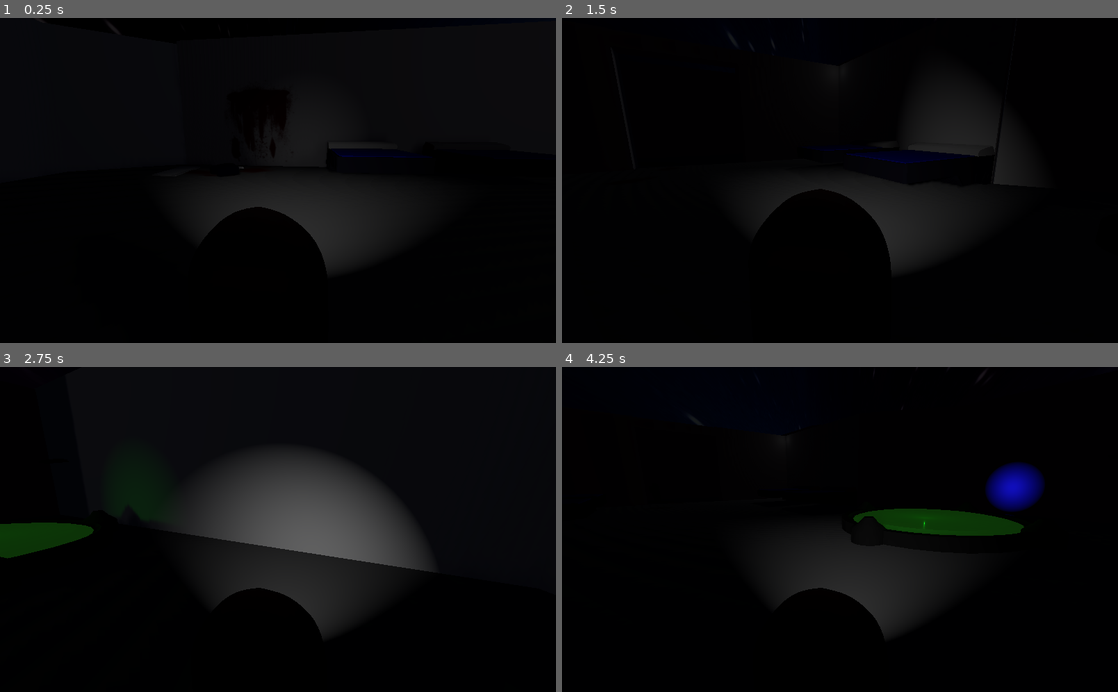
Above: before the commit, frames 1-4 (two rows, left to right).
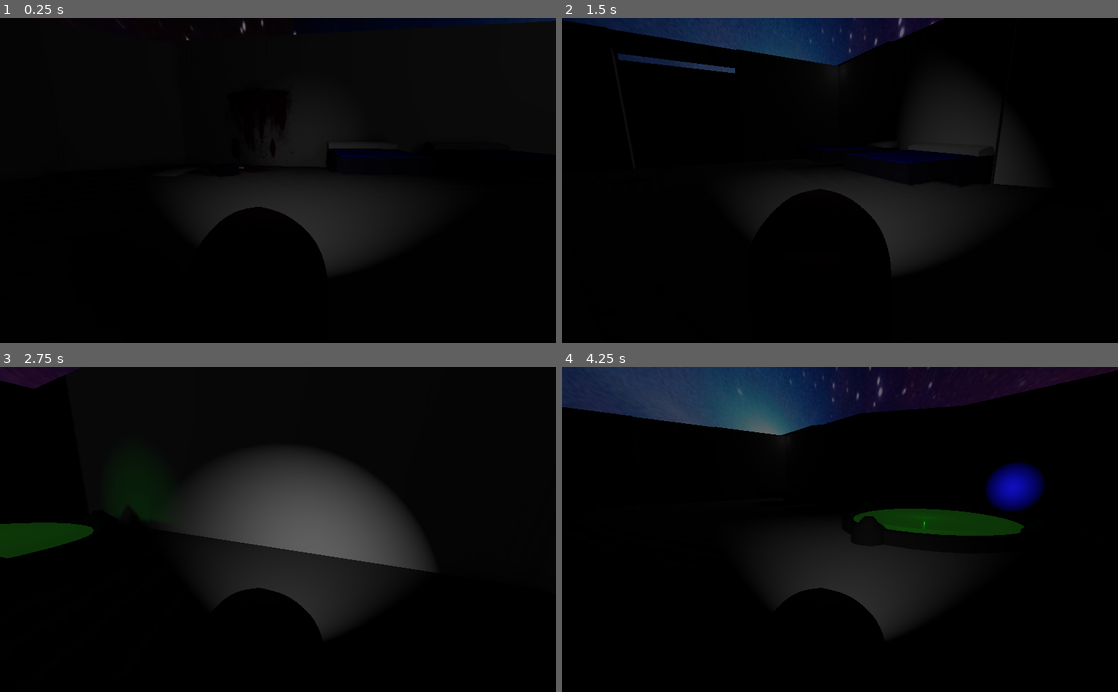
Above: after the commit, the same moments.

Repository: richeyb/LudumDare47
Game: Godot game, scene res://Objects/DemoScene.tscn
Two runs of this game, one before a commit and one after it. Both use one fixed random seed, a clock stepped at 60 frames per second and the inputs below.
Inputs:
- Up to frame 1 (0.25 s): no input
- Up to frame 2 (1.5 s): tap Enter at 0.5 s; hold D (right) 0.53-1.28 s; hold C (crouch) 0.53-1.28 s; hold S (backward) from 1.28 s (still down); tap C (crouch) at 1.35 s
- Up to frame 3 (2.75 s): release S (backward) at 2.03 s; hold D (right) from 2.03 s (still down); hold C (crouch) from 2.03 s (still down)
- Up to frame 4 (4.25 s): release D (right) at 2.78 s; release C (crouch) at 2.78 s; hold W (forward) 2.78-3.53 s; tap C (crouch) at 2.85 s; hold A (left) from 3.53 s (still down); hold C (crouch) from 3.53 s (still down)

The runs differ from the first frame. In frame 1, 0.3% of the frame differs, in the area x 33-100%, y 0-7%; in frame 2, 5.6%; in frame 3, 0.6%; in frame 4, 13%, in the area x 0-100%, y 0-21%.

Commit message:
Enemy actually does stuff now!

Diff:
--- a/Objects/DemoScene.tscn
+++ b/Objects/DemoScene.tscn
@@ -10,13 +10,13 @@
 [ext_resource path="res://Models/scanner.fbx" type="PackedScene" id=8]
 [ext_resource path="res://Models/vent.fbx" type="PackedScene" id=9]
 [ext_resource path="res://Objects/fire.tscn" type="PackedScene" id=10]
-[ext_resource path="res://Objects/green-crewmate.tscn" type="PackedScene" id=11]
+[ext_resource path="res://Objects/Impostor.tscn" type="PackedScene" id=11]
 [ext_resource path="res://Objects/dead-crewmate-2.tscn" type="PackedScene" id=12]
 [ext_resource path="res://Music/SFX_fire_LOOP_01.ogg" type="AudioStream" id=13]
 [ext_resource path="res://Objects/cafeteria-table.tscn" type="PackedScene" id=14]
 [ext_resource path="res://Textures/HD-Space-Wallpaper-For-Background-14.jpg" type="Texture" id=15]
 [ext_resource path="res://Objects/dead-crewmate-3.tscn" type="PackedScene" id=16]
-[ext_resource path="res://Scripts/Impostor.gd" type="Script" id=17]
+[ext_resource path="res://Objects/GameScript.gd" type="Script" id=17]
 
 [sub_resource type="PanoramaSky" id=1]
 radiance_size = 0
@@ -25,8 +25,9 @@
 [sub_resource type="Environment" id=2]
 background_mode = 2
 background_sky = SubResource( 1 )
-background_sky_custom_fov = 156.2
-background_energy = 0.01
+background_sky_custom_fov = 124.1
+background_energy = 0.15
+ambient_light_energy = 0.0
 fog_color = Color( 0.478431, 0.541176, 0.603922, 1 )
 fog_sun_color = Color( 0.0352941, 0.0156863, 0.0156863, 1 )
 
@@ -45,21 +46,16 @@
 
 [sub_resource type="CylinderShape" id=8]
 
-[sub_resource type="SphereShape" id=9]
-radius = 0.669791
-
-[sub_resource type="Curve3D" id=10]
-_data = {
-"points": PoolVector3Array( 0, 0, 0, 0, 0, 0, 1.00826, -1.40369, -0.110899, 0, 0, 0, 0, 0, 0, 7.69842, -1.46312, 1.69564, 0, 0, 0, 0, 0, 0, 13.1564, -1.30612, 1.66956, 0, 0, 0, 0, 0, 0, 16.4804, -1.37951, 1.28806, 0, 0, 0, 0, 0, 0, 21.8506, -1.48457, 1.62198, 0, 0, 0, 0, 0, 0, 26.7782, -1.44095, 2.32638, 0, 0, 0, 0, 0, 0, 32.5081, -1.39803, 2.23451, 0, 0, 0, 0, 0, 0, 38.4079, -1.28763, 1.52451, 0, 0, 0, 0, 0, 0, 46.9677, -0.976241, 2.02932, 0, 0, -1, 0, 0, 1, 49.8262, -1.06897, 6.9356, 0.2, 0.3, -2.1, -0.2, -0.3, 2.1, 53.7155, -1.26247, 7.54716, 0, 0, 0, 0, 0, 0, 57.5638, -1.48457, 24.5714, 0, 0, 0, 0, 0, 0, 1.00826, -1.40369, -0.110899 ),
-"tilts": PoolRealArray( 0, 0, 0, 0, 0, 0, 0, 0, 0, 0, 0, 0, 0 )
-}
-
 [node name="Game" type="Node"]
+script = ExtResource( 17 )
 
 [node name="WorldEnvironment" type="WorldEnvironment" parent="."]
 environment = SubResource( 2 )
 
 [node name="Player" parent="." instance=ExtResource( 1 )]
+
+[node name="Impostor" parent="." instance=ExtResource( 11 )]
+transform = Transform( 0.027022, 0, -0.499269, 0, 0.5, 0, 0.499269, 0, 0.027022, 13.7773, 0.9725, -16.1692 )
 
 [node name="AudioStreamPlayer" type="AudioStreamPlayer" parent="."]
 stream = ExtResource( 3 )
@@ -70,43 +66,63 @@
 
 [node name="Walls" type="Node" parent="Level"]
 
-[node name="Wall4" type="CSGBox" parent="Level/Walls"]
+[node name="Wall4" type="CSGBox" parent="Level/Walls" groups=[
+"walls",
+]]
 transform = Transform( 0.537827, 0, 0, 0, 3.05053, 0, 0, 0, 10.9993, -10.3655, 2.68689, 2.6448 )
 use_collision = true
 
-[node name="Wall3" type="CSGBox" parent="Level/Walls"]
+[node name="Wall3" type="CSGBox" parent="Level/Walls" groups=[
+"walls",
+]]
 transform = Transform( 6.9041e-09, 0, 3.23023, 0, 3.05053, 0, 0.537827, 0, -4.80793e-07, -6.66021, 2.66284, 10.2856 )
 use_collision = true
 
-[node name="Wall7" type="CSGBox" parent="Level/Walls"]
+[node name="Wall7" type="CSGBox" parent="Level/Walls" groups=[
+"walls",
+]]
 transform = Transform( -0.537827, 0, 3.39595e-07, 0, 3.05053, 0, -1.82441e-08, 0, 3.54907, 11.5934, 2.66284, 4.03713 )
 use_collision = true
 
-[node name="Wall9" type="CSGBox" parent="Level/Walls"]
+[node name="Wall9" type="CSGBox" parent="Level/Walls" groups=[
+"walls",
+]]
 transform = Transform( -0.537827, 0, 3.39595e-07, 0, 0.314286, 0, -1.66051e-08, 0, 3.23023, 11.5791, 5.35806, -1.22144 )
 use_collision = true
 
-[node name="Wall8" type="CSGBox" parent="Level/Walls"]
+[node name="Wall8" type="CSGBox" parent="Level/Walls" groups=[
+"walls",
+]]
 transform = Transform( -0.537827, 0, 3.39595e-07, 0, 3.05053, 0, -3.89217e-08, 0, 7.57154, 11.5934, 2.66284, -11.8557 )
 use_collision = true
 
-[node name="Wall10" type="CSGBox" parent="Level/Walls"]
+[node name="Wall10" type="CSGBox" parent="Level/Walls" groups=[
+"walls",
+]]
 transform = Transform( -0.537827, 0, 3.39595e-07, 0, 3.05053, 0, -8.58317e-08, 0, 16.6971, 17.0555, 2.66284, -9.13384 )
 use_collision = true
 
-[node name="Wall6" type="CSGBox" parent="Level/Walls"]
+[node name="Wall6" type="CSGBox" parent="Level/Walls" groups=[
+"walls",
+]]
 transform = Transform( 0.312341, 0, 2.62969, 0, 3.05053, 0, 0.437837, 0, -1.87594, -8.73768, 2.66284, -8.87095 )
 use_collision = true
 
-[node name="Wall2" type="CSGBox" parent="Level/Walls"]
+[node name="Wall2" type="CSGBox" parent="Level/Walls" groups=[
+"walls",
+]]
 transform = Transform( -1.88581e-08, 0, -8.82318, 0, 3.05053, 0, 0.537827, 0, -4.80793e-07, 2.91311, 2.77372, -10.6789 )
 use_collision = true
 
-[node name="Wall5" type="CSGBox" parent="Level/Walls"]
+[node name="Wall5" type="CSGBox" parent="Level/Walls" groups=[
+"walls",
+]]
 transform = Transform( 0.307207, 0, -9.02834, 0, 3.05053, 0, 0.441454, 0, 6.28281, -7.54485, 2.66284, 13.1672 )
 use_collision = true
 
-[node name="Wall" type="CSGBox" parent="Level/Walls"]
+[node name="Wall" type="CSGBox" parent="Level/Walls" groups=[
+"walls",
+]]
 transform = Transform( -1.04067e-08, 0, -5.19357, 0, 3.05053, 0, 0.537827, 0, -5.12844e-07, 6.47722, 2.66284, 6.99249 )
 use_collision = true
 
@@ -387,7 +403,7 @@
 }
 
 [node name="CSGCylinder2" type="CSGCylinder" parent="Level/Cafeteria/CSGMesh"]
-transform = Transform( 8.29323, 0, -3.49604, 0, 11, 0, 3.49604, 0, 8.29323, 13.5196, 0.527753, 16.8483 )
+transform = Transform( 8.29323, 0, -3.49604, 0, 13.2, 0, 3.49604, 0, 8.29323, 13.5196, 0.527753, 16.8483 )
 operation = 2
 __meta__ = {
 "_editor_description_": "	"
@@ -423,23 +439,10 @@
 [node name="dead-crewmate-2" parent="Level/Cafeteria" instance=ExtResource( 16 )]
 transform = Transform( -0.0790268, 0.340404, 0.357603, -0.487047, -0.113071, 0, 0.0808687, -0.348339, 0.349457, 7.53393, 0.552699, 21.2815 )
 
-[node name="Impostor" type="KinematicBody" parent="Level"]
-transform = Transform( 0.027022, 0, -0.499269, 0, 0.5, 0, 0.499269, 0, 0.027022, 13.846, 1, -16.185 )
-script = ExtResource( 17 )
-
-[node name="Model" parent="Level/Impostor" instance=ExtResource( 11 )]
-
-[node name="CollisionShape" type="CollisionShape" parent="Level/Impostor"]
-transform = Transform( 1.49397, 0, 0.00507315, 0, 1.89162, 0, 0.00507308, 0, 1.40051, 0, -0.228271, 0 )
-shape = SubResource( 9 )
-
-[node name="Path" type="Path" parent="Level/Impostor"]
-transform = Transform( 1, 0, -2.23517e-08, 0, 1, 0, 2.23517e-08, 0, 1, 0, 0, 0 )
-curve = SubResource( 10 )
-
 [node name="OmniLight" type="OmniLight" parent="."]
 transform = Transform( 1, 0, 0, 0, 1, 0, 0, 0, 1, 10.5531, 5.31499, 6.1384 )
 light_color = Color( 0.0823529, 0.0823529, 0.0823529, 1 )
 light_energy = 0.82
 shadow_enabled = true
 omni_range = 35.3
+[connection signal="game_over" from="Impostor" to="." method="_on_Impostor_game_over"]
--- /dev/null
+++ b/Objects/GameScript.gd
@@ -0,0 +1,16 @@
+extends Node
+class_name GameScript
+
+onready var player : Player = get_node("Player")
+onready var impostor : Impostor = get_node("Impostor")
+var initial_player_position : Vector3
+var initial_impostor_position : Vector3
+
+func _ready():
+	initial_player_position = player.translation
+	initial_impostor_position = impostor.translation
+
+func _on_Impostor_game_over():
+	player.translation = initial_player_position
+	impostor.translation = initial_impostor_position
+	print("Game over, resetting")
--- /dev/null
+++ b/Objects/Impostor.tscn
@@ -0,0 +1,61 @@
+[gd_scene load_steps=7 format=2]
+
+[ext_resource path="res://Scripts/Impostor.gd" type="Script" id=1]
+[ext_resource path="res://Objects/green-crewmate.tscn" type="PackedScene" id=2]
+[ext_resource path="res://Music/sfx100v2_metal_hit_01.ogg" type="AudioStream" id=3]
+
+[sub_resource type="SphereShape" id=1]
+radius = 0.669791
+
+[sub_resource type="SphereShape" id=3]
+
+[sub_resource type="SphereShape" id=2]
+
+[node name="Impostor" type="KinematicBody"]
+script = ExtResource( 1 )
+
+[node name="OmniLight" type="OmniLight" parent="."]
+transform = Transform( 1, 0, 0, 0, 1, 0, 0, 0, 1, 0, 0, 1 )
+light_color = Color( 1, 0, 0, 1 )
+shadow_enabled = true
+omni_attenuation = 0.554785
+
+[node name="Model" parent="." instance=ExtResource( 2 )]
+transform = Transform( -4.37114e-08, 0, -1, 0, 1, 0, 1, 0, -4.37114e-08, 0, 0, 0 )
+
+[node name="CollisionShape" type="CollisionShape" parent="."]
+transform = Transform( 1.49397, 0, 0.00507315, 0, 1.89162, 0, 0.00507308, 0, 1.40051, 0, -0.228271, 0 )
+shape = SubResource( 1 )
+
+[node name="AudioStreamPlayer3D" type="AudioStreamPlayer3D" parent="."]
+stream = ExtResource( 3 )
+unit_db = 1.0
+unit_size = 1.4
+autoplay = true
+max_distance = 50.0
+
+[node name="Timer" type="Timer" parent="."]
+wait_time = 5.0
+autostart = true
+
+[node name="RayCast" type="RayCast" parent="."]
+transform = Transform( 1.7, 0, 0, 0, 1.7, 0, 0, 0, 1.7, 0, -1.3655, 1 )
+enabled = true
+cast_to = Vector3( 0, 0, 10 )
+
+[node name="GameOverArea" type="Area" parent="."]
+transform = Transform( 1.7, 0, 0, 0, 1.7, 0, 0, 0, 1.7, 0, 0, 1 )
+
+[node name="CollisionShape" type="CollisionShape" parent="GameOverArea"]
+transform = Transform( 0.4, 0, 0, 0, 0.4, 0, 0, 0, 0.4, 0, 0, 0 )
+shape = SubResource( 3 )
+
+[node name="Area" type="Area" parent="."]
+transform = Transform( 1.7, 0, 0, 0, 1.7, 0, 0, 0, 1.7, 0, 0, 1 )
+
+[node name="CollisionShape" type="CollisionShape" parent="Area"]
+transform = Transform( 4.9, 0, 0, 0, 4.9, 0, 0, 0, 4.9, 0, 0, 5 )
+shape = SubResource( 2 )
+[connection signal="timeout" from="Timer" to="." method="_on_Timer_timeout"]
+[connection signal="body_entered" from="GameOverArea" to="." method="_on_GameOverArea_body_entered"]
+[connection signal="body_entered" from="Area" to="." method="_on_Area_body_entered"]
--- a/Scripts/Impostor.gd
+++ b/Scripts/Impostor.gd
@@ -1,23 +1,108 @@
 extends KinematicBody
+class_name Impostor
 
-var move_speed = 5
-var patrol_path
-var patrol_points
-var patrol_index = 0
+#var move_speed = 5
+#var patrol_path
+#var patrol_points
+#var patrol_index = 0
+#
+#func _ready():
+#	patrol_path = get_node("Path") as Path
+#	if patrol_path:
+#		patrol_points = patrol_path.curve.get_baked_points()
+#
+#func _physics_process(delta):
+#	if !patrol_path || patrol_points.size() <= 0:
+#		return
+#	var position = translation
+#
+#	var target = patrol_points[patrol_index]
+#	if position.distance_to(target) < 1:
+#		print("at target")
+#		patrol_index = wrapi(patrol_index + 1, 0, patrol_points.size())
+#		target = patrol_points[patrol_index]
+#	var velocity = (target - position).normalized() * move_speed
+#	velocity = move_and_slide(velocity)
+#	transform.origin.y = 1.0
 
-func _ready():
-	patrol_path = get_node("Path") as Path
-	if patrol_path:
-		patrol_points = patrol_path.curve.get_baked_points()
+onready var timer : Timer = get_node("Timer")
+
+export var move_speed : float = 100
+
+export var player_path : NodePath
+var player : Player
+
+#onready var wallchecker : StaticBody = get_node("WallChecker") as StaticBody
+
+signal game_over
+
+enum States {
+	Wandering,
+	Hunting
+}
+
+export var hunting_speed_factor : float = 2
+
+var current_state : int = States.Wandering
+
+var rotate : float = 0
+var rotate_speed : float = 1.0
+
+export var hunter_killer_distance : float = 10
+
+onready var raycast : RayCast = get_node("RayCast") as RayCast
 
 func _physics_process(delta):
-	if !patrol_path || patrol_points.size() <= 0:
-		return
-	var position = translation
-	var target = patrol_points[patrol_index]
-	if position.distance_to(target) < 1:
-		patrol_index = wrapi(patrol_index + 1, 0, patrol_points.size())
-		target = patrol_points[patrol_index]
-	var velocity = (target - position).normalized() * move_speed
-	velocity = move_and_slide(velocity)
-	transform.origin.y = 1.0
+#	if player:
+#		var distance = (player.translation.distance_to(translation))
+#		if distance < hunter_killer_distance:
+#			current_state = States.Hunting
+#
+	if current_state == States.Wandering:
+		rotation.y = lerp_angle(rotation.y, rotate, delta)
+		var direction = Vector3(0, 0, 1).rotated(Vector3(0, 1, 0), rotation.y)
+		var velocity = direction * move_speed * delta
+		move_and_slide_with_snap(velocity, Vector3(0, 1, 0))
+	elif current_state == States.Hunting:
+		# var velocity = (translation - player.translation).normalized() * move_speed * delta
+		var velocity = (player.translation - translation).normalized() * move_speed * delta * hunting_speed_factor
+		look_at(player.translation, Vector3(0, 1, 0))
+		rotate_object_local(Vector3(0, 1, 0), 3.14)
+		move_and_slide_with_snap(velocity, Vector3(0, 1, 0))
+
+		var distance = (player.translation.distance_to(translation))
+
+		if !i_can_see_player() && distance > hunter_killer_distance:
+			current_state = States.Wandering
+			_on_Timer_timeout()
+
+func i_can_see_player() -> bool:
+	if raycast.is_colliding():
+		var see_object = raycast.get_collider()
+		if see_object.get_name() != "Player" && player.crouching:
+			current_state = States.Wandering
+			_on_Timer_timeout()
+			return false
+		else:
+			return true
+	else:
+		return true
+
+func _on_Timer_timeout():
+	rotate = randf() * 360
+	var new_timer = randi() % 5 + 1
+	timer.start(new_timer)
+
+func _on_Area_body_entered(body : Node):
+	if body.get_name() == "Player":
+		print("Found the player!")
+		player = body as Player
+		if i_can_see_player():
+			current_state = States.Hunting
+
+func _on_GameOverArea_body_entered(body):
+	if body.get_name() == "Player":
+		print("Game Over - You were caught")
+		emit_signal("game_over")
+	else:
+		print("Collided with:", body.get_name())
--- a/project.godot
+++ b/project.godot
@@ -9,12 +9,24 @@
 config_version=4
 
 _global_script_classes=[ {
+"base": "Node",
+"class": "GameScript",
+"language": "GDScript",
+"path": "res://Objects/GameScript.gd"
+}, {
+"base": "KinematicBody",
+"class": "Impostor",
+"language": "GDScript",
+"path": "res://Scripts/Impostor.gd"
+}, {
 "base": "KinematicBody",
 "class": "Player",
 "language": "GDScript",
 "path": "res://Scripts/PlayerScript.gd"
 } ]
 _global_script_class_icons={
+"GameScript": "",
+"Impostor": "",
 "Player": ""
 }
 
Not shown: 1 places in Objects/DemoScene.tscn that only renumber resources
